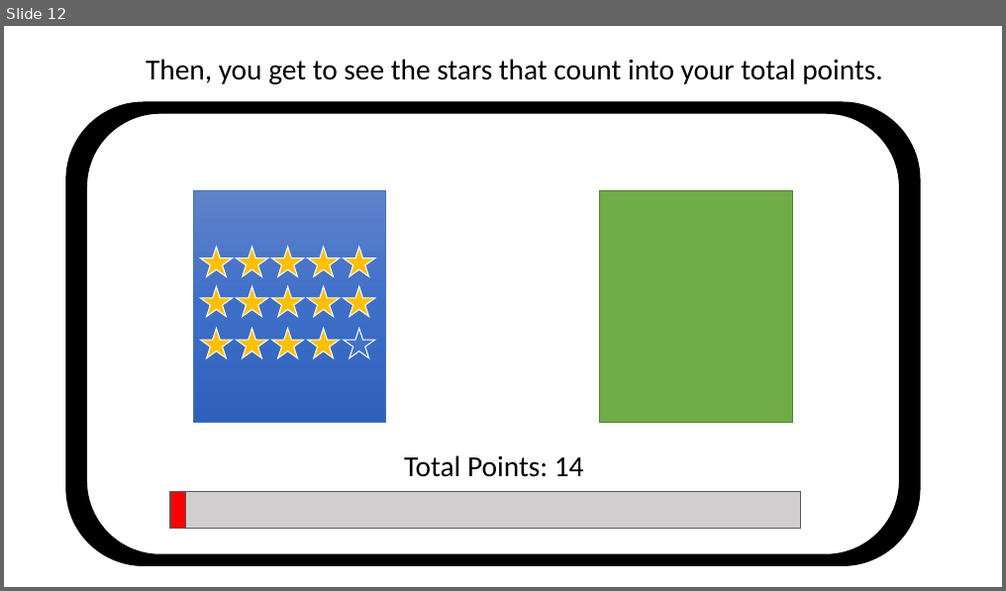
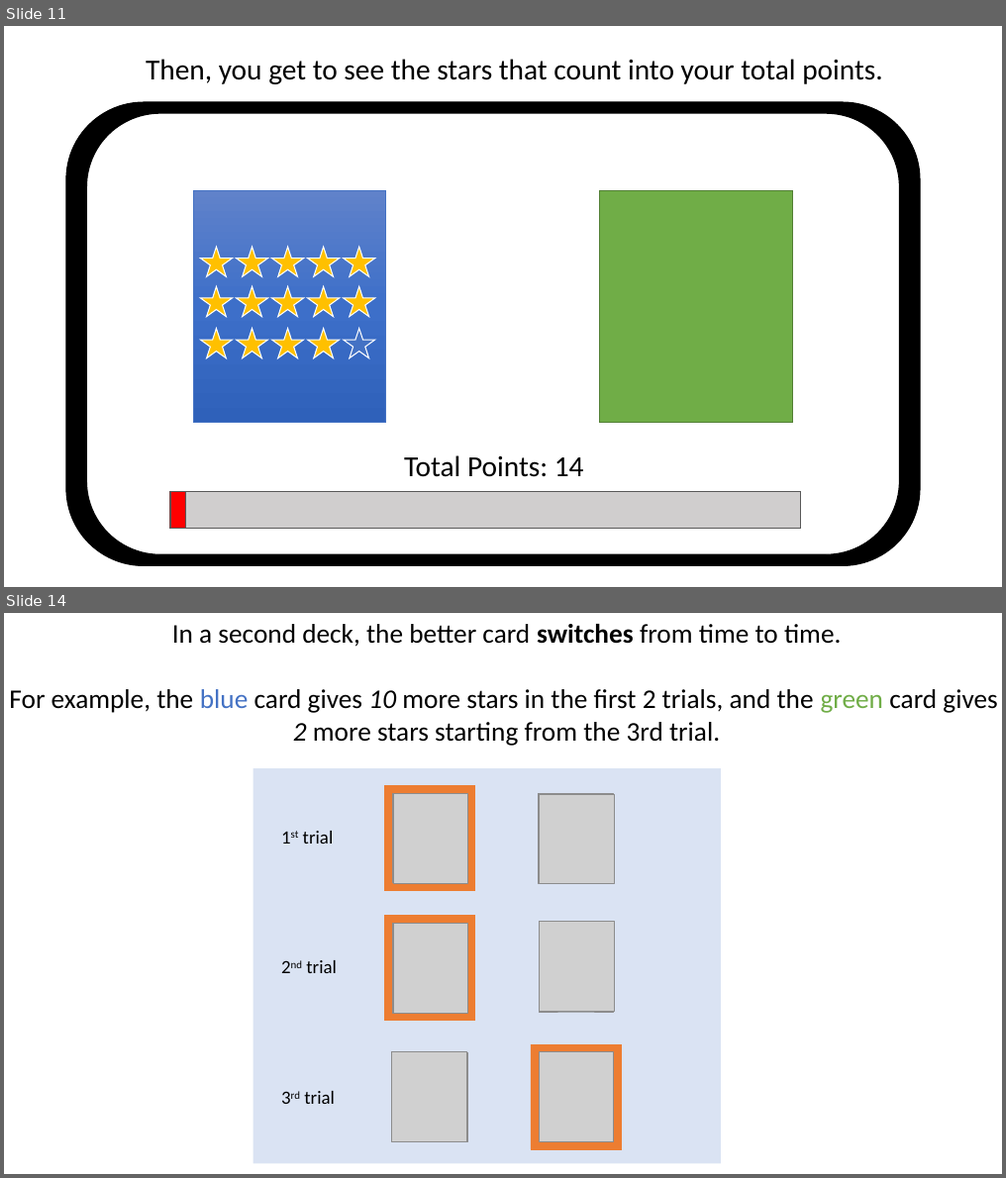
Before and after one commit to LillianXu2019/LUX-RL, a slide deck: images/task_instructions_lux.pptx. Shown one above the other, each under a label of ours: slide 12 before the commit, slides 11 and 14 after it; the slides between them are not shown. The pictures are 1006x591 and 1006x1178 pixels, drawn with LibreOffice and Linux fonts; fonts in the diff are those of the drawing; grey boxes stand for pictures. Boxes give left, top, right and bottom in pixels: in the first picture for what was removed or moved away, otherwise in the second. Text is boxed around its words. In the diff, an @@ line names an element or a change of style, - is before the commit and + after.

```diff
--- a/images/task_instructions_lux.pptx
+++ b/images/task_instructions_lux.pptx
@@ slide 14 added at [4,613,1002,1174], background #FFFFFF @@
@@ text added at [9,624,997,746], 26 pt, text #000000 @@
+In a second deck, the better card switches from time to time.
+For example, the blue card gives 10 more stars in the first 2 trials, and the green card gives
+2 more stars starting from the 3rd trial.
@@ rectangle added at [253,768,721,1164], fill #DAE3F3 @@
@@ rectangle added at [384,785,474,890], fill #ED7D31, outline #ED7D31 0.5 pt @@
@@ picture added at [393,793,468,883] @@
@@ picture added at [540,794,614,884] @@
@@ text added at [303,831,334,844], 18 pt, text #000000 @@
+1st trial
@@ rectangle added at [384,916,474,1020], fill #ED7D31, outline #ED7D31 0.5 pt @@
@@ picture added at [393,924,468,1014] @@
@@ group added at [392,793,614,1143]: 6 pictures @@
@@ picture added at [540,922,614,1011] @@
@@ text added at [306,960,337,973], 18 pt, text #000000 @@
+2nd trial
@@ picture added at [392,1053,466,1143] @@
@@ rectangle added at [531,1045,621,1150], fill #ED7D31, outline #ED7D31 0.5 pt @@
@@ text added at [304,1091,335,1104], 18 pt, text #000000 @@
+3rd trial
@@ what was slide 12 is now slide 11 @@
```
Also in this commit, not shown: 8 slides changed, 6 other slides added, 2 slides removed, 19 other files.
